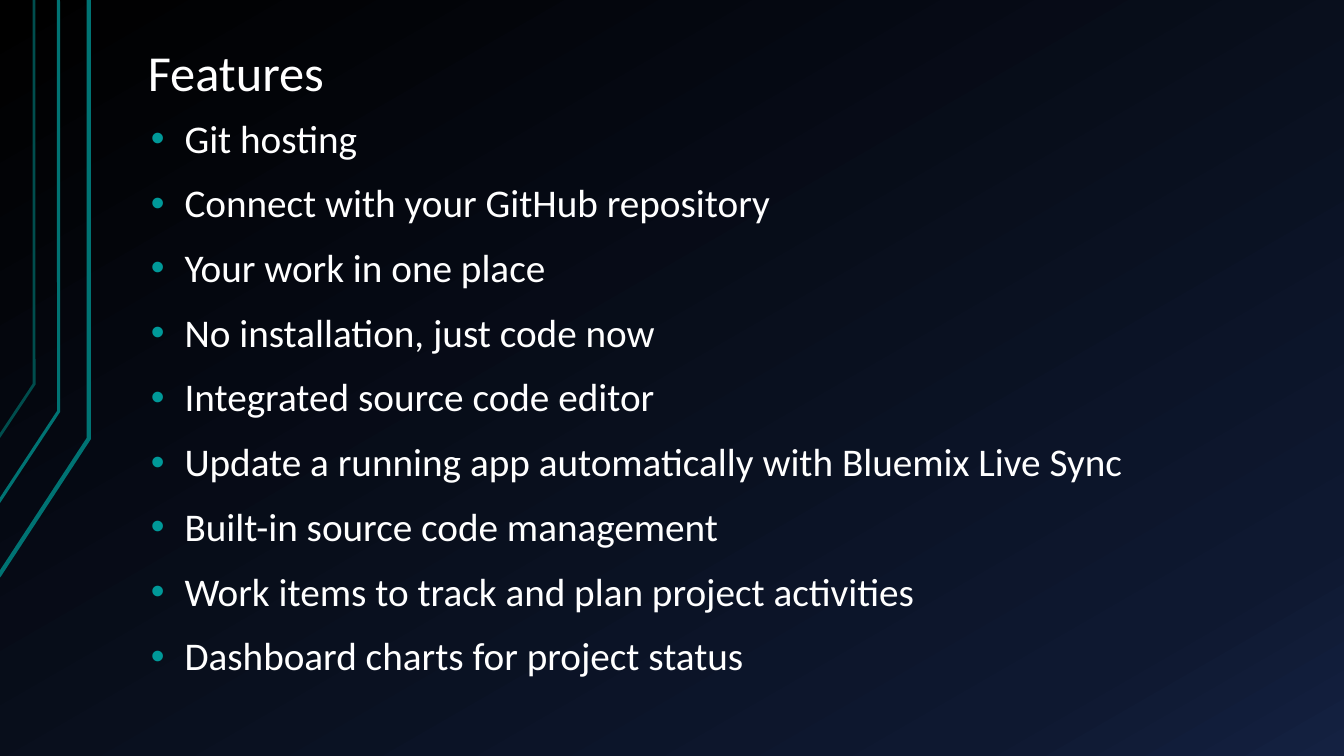
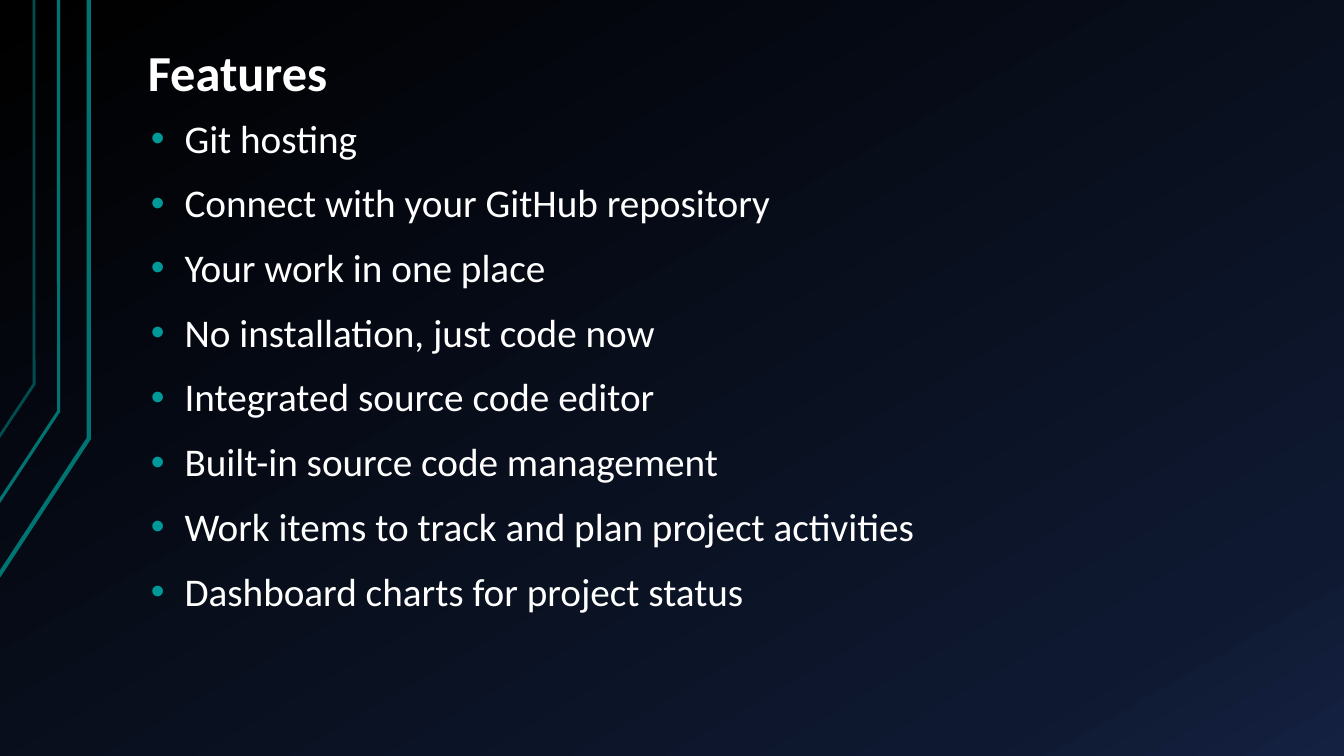
Before and after one commit to edos4/edos4.github.io, a slide deck: slide 10 of bluemix-devops.pptx. Drawn at 1344x756 pixels with LibreOffice and Linux fonts; fonts in the diff are those of the drawing. Boxes give left, top, right and bottom in pixels: in the first picture for what was removed or moved away, otherwise in the second. Text is boxed around its words. In the diff, an @@ line names an element or a change of style, - is before the commit and + after.

```diff
--- a/bluemix-devops.pptx
+++ b/bluemix-devops.pptx
@@ title "Features" at [148, 58, 327, 92]: bold on @@
@@ text at [185, 448, 1122, 483]: paragraph removed @@
-• Update a running app automatically with Bluemix Live Sync
```
Also in this commit, not shown: 1 other slide changed.
